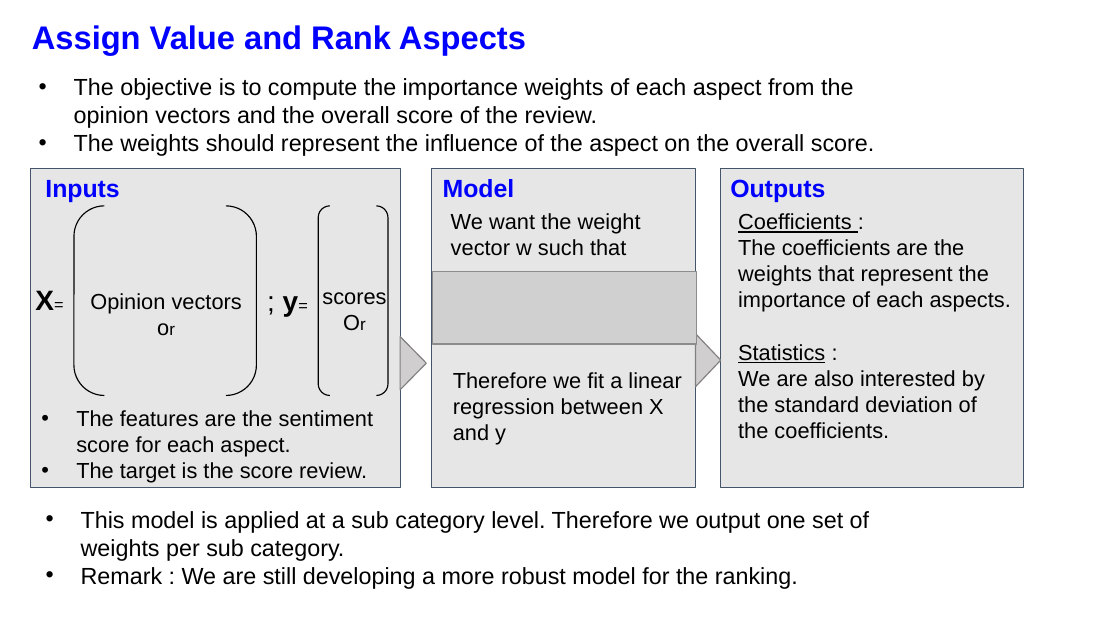
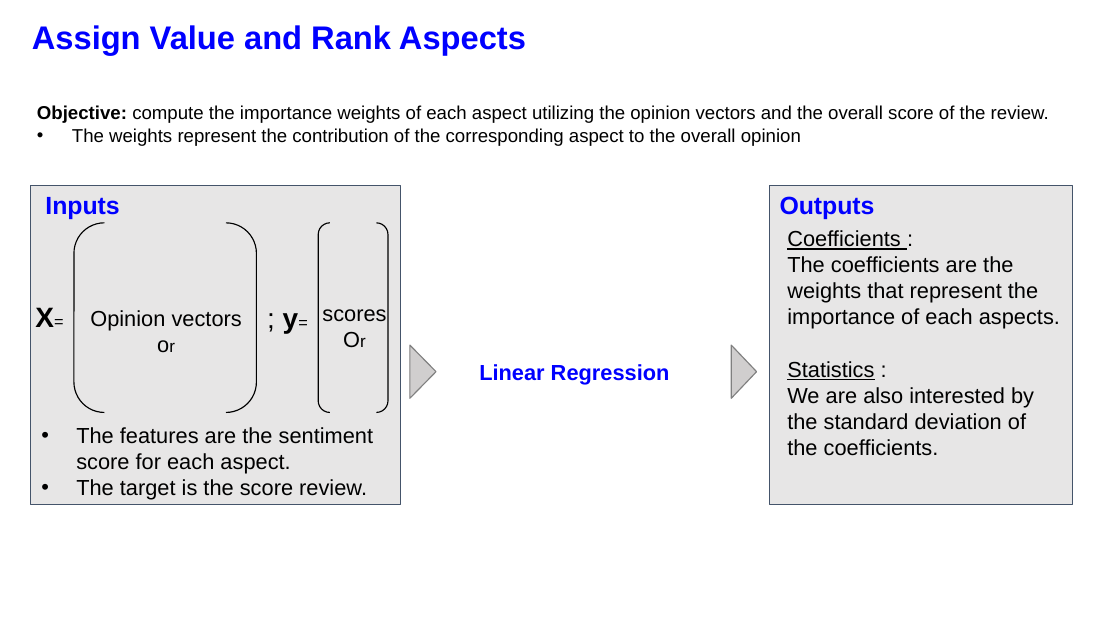
Before and after one commit to CedricJ08/aspect-analysis, a slide deck: slide 13 of Report/Final Presentation Slides.pptx. Drawn at 1120x630 pixels with LibreOffice and Linux fonts; fonts in the diff are those of the drawing; grey boxes stand for pictures; background and template pictures are left out. Boxes give left, top, right and bottom in pixels: in the first picture for what was removed or moved away, otherwise in the second. Text is boxed around its words. In the diff, an @@ line names an element or a change of style, - is before the commit and + after.

```diff
--- a/Report/Final Presentation Slides.pptx
+++ b/Report/Final Presentation Slides.pptx
@@ text at (37,105,1049,146): text changed; size 15 to 12 pt @@
-• The objective is to compute the importance weights of each aspect from the opinion vectors and the overall score of the review.
-• The weights should represent the influence of the aspect on the overall score.
+Objective: compute the importance weights of each aspect utilizing the opinion vectors and the overall score of the review.
+• The weights represent the contribution of the corresponding aspect to the overall opinion
@@ rectangle removed at (431,168,694,487) @@
@@ text removed at (443,179,515,198) @@
-Model
@@ rectangle: place and size @@
-rectangle at (30,168,400,487)
+rectangle at (30,186,400,505)
@@ text "Outputs": place and size @@
-text "Outputs" at (730,179,825,202)
+text "Outputs" at (780,196,875,219)
@@ rectangle: place and size @@
-rectangle at (721,168,1024,487)
+rectangle at (769,186,1072,505)
@@ 6 texts, 2 bracket pairs: place and size @@
-6 texts, 2 bracket pairs at (35,180,388,483)
+6 texts, 2 bracket pairs at (35,197,388,500)
@@ text removed at (451,213,641,256) @@
-We want the weight vector w such that
@@ text "Coefficients :": place and size @@
-text "Coefficients :" at (738,213,1011,439)
+text "Coefficients :" at (787,230,1060,456)
@@ picture removed at (432,272,696,345) @@
@@ triangle: place and size @@
-triangle at (400,337,426,390)
+triangle at (410,344,436,398)
@@ triangle: place and size @@
-triangle at (695,333,721,387)
+triangle at (731,346,757,399)
@@ text at (479,364,670,384): text changed; text colour #000000 to #0000FF; bold on @@
-Therefore we fit a linear regression between X and y
+Linear Regression
@@ text removed at (81,511,869,589) @@
-• This model is applied at a sub category level. Therefore we output one set of weights per sub category.
-• Remark : We are still developing a more robust model for the ranking.
```
Also in this commit, not shown: 3 other slides changed, 4 slides added, 2 slides removed, 2 other files.
